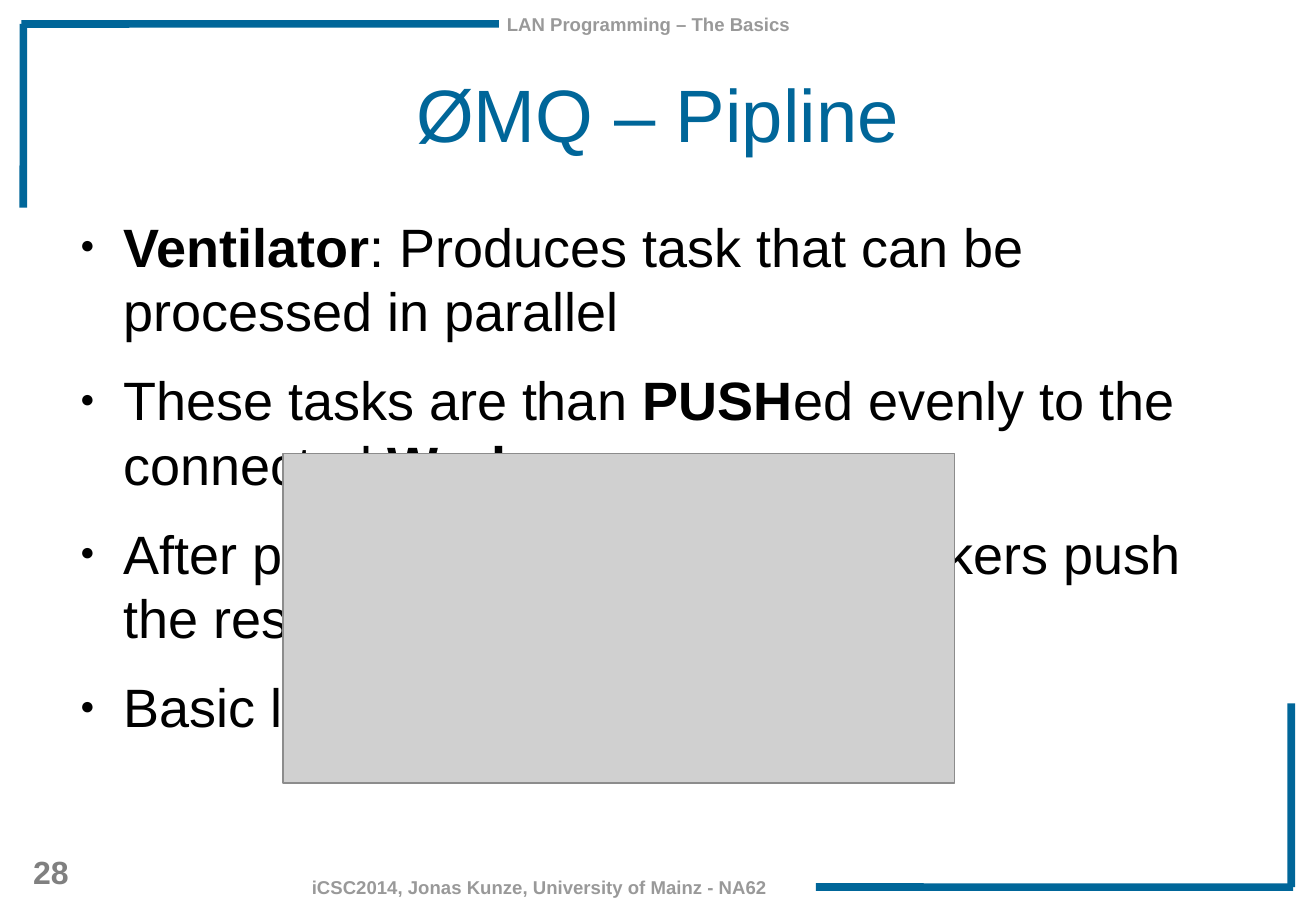
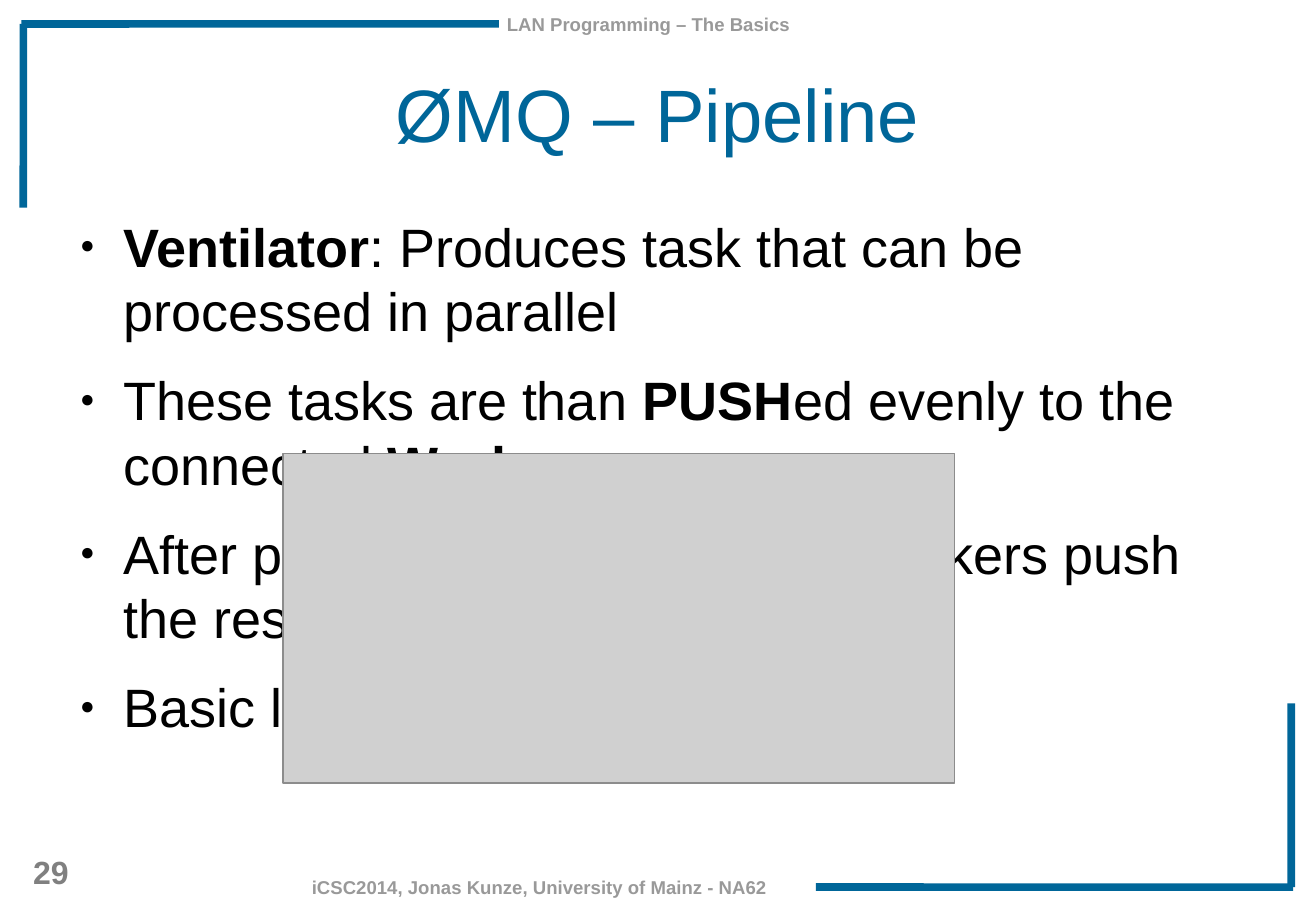
Before and after one commit to JonasKunze/icsc2014, a slide deck: slide 29 of iCSC-2014-Network-Libraries.odp (slide 28 before the commit). Drawn at 1316x911 pixels with LibreOffice and Linux fonts; fonts in the diff are those of the drawing; grey boxes stand for pictures; background and template pictures are left out. Boxes give left, top, right and bottom in pixels: in the first picture for what was removed or moved away, otherwise in the second. Text is boxed around its words. In the diff, an @@ line names an element or a change of style, - is before the commit and + after.

```diff
--- a/iCSC-2014-Network-Libraries.odp
+++ b/iCSC-2014-Network-Libraries.odp
@@ title at (x1=396, y1=88, x2=919, y2=156): text changed @@
-ØMQ – Pipline
+ØMQ – Pipeline
@@ page number at (x1=33, y1=861, x2=69, y2=884): text changed @@
-28
+29
```
Also in this commit, not shown: 5 other slides changed, 11 slides added.
